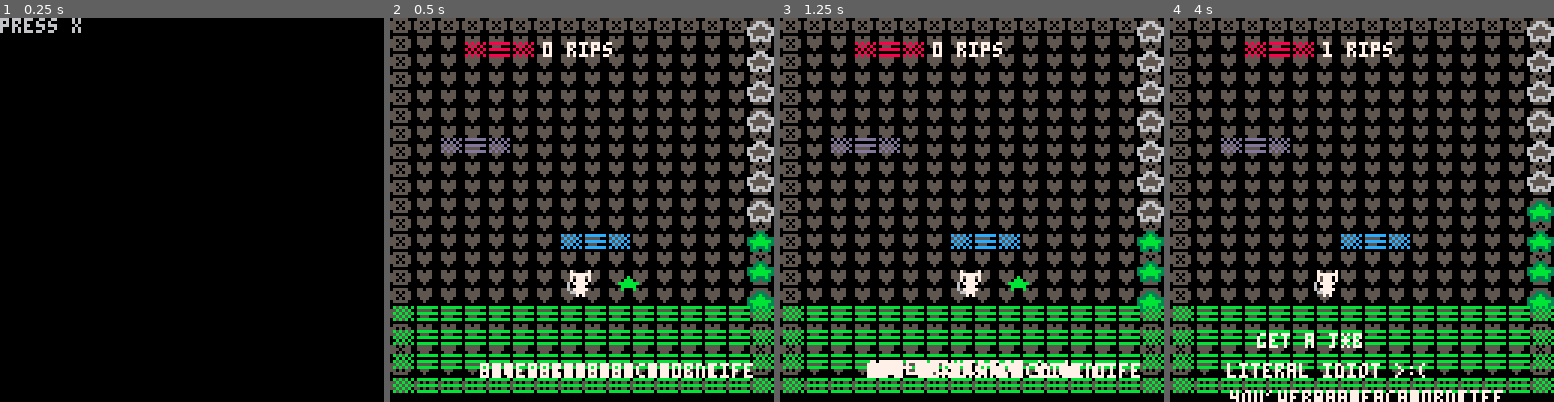
Above: before the commit, frames 1-4 (left to right).
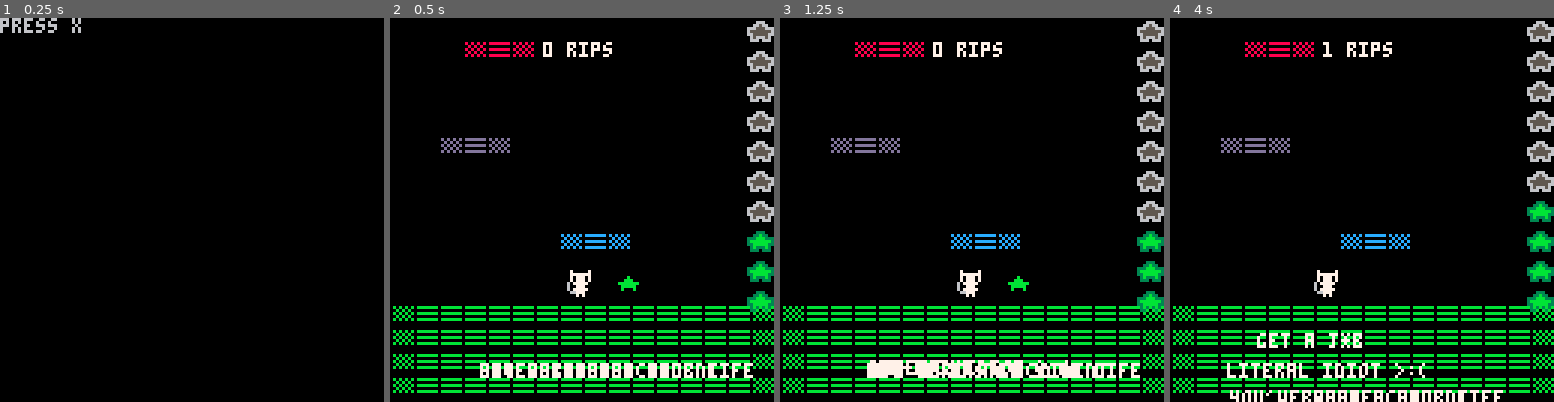
Above: after the commit, the same moments.

Repository: hypercube143/picoasciijam2026
Game: PICO-8 cartridge picoasciijam2016.p8
The game is run twice, just before and just after one commit, with the same random seed, the same clock (stepped at 60 frames per second) and the same inputs.
Inputs:
- Up to frame 1 (0.25 s): no input
- Up to frame 2 (0.5 s): tap X (X key) at 0.33 s
- Up to frame 3 (1.25 s): tap X (X key) at 1.07 s
- Up to frame 4 (4 s): hold Right 1.6-2.1 s; tap X (X key) at 1.85, 2.97 s; hold Up 2.15-2.42 s; hold Right 2.47-3.03 s; hold Left 3.08-3.58 s; hold Down 3.63-3.97 s

Frame 1 is identical in both runs. In frame 2, 33% of the frame differs, in the area x 0-100%, y 0-98%; in frame 3, 33%; in frame 4, 33%.

Commit message:
Update picoasciijam2016.p8

Diff:
--- a/picoasciijam2016.p8
+++ b/picoasciijam2016.p8
@@ -138,7 +138,7 @@
 
         end,
         draw = function()
-            drawGrid("❎", "♥")
+            -- drawGrid("❎", "♥")
 
 
 
